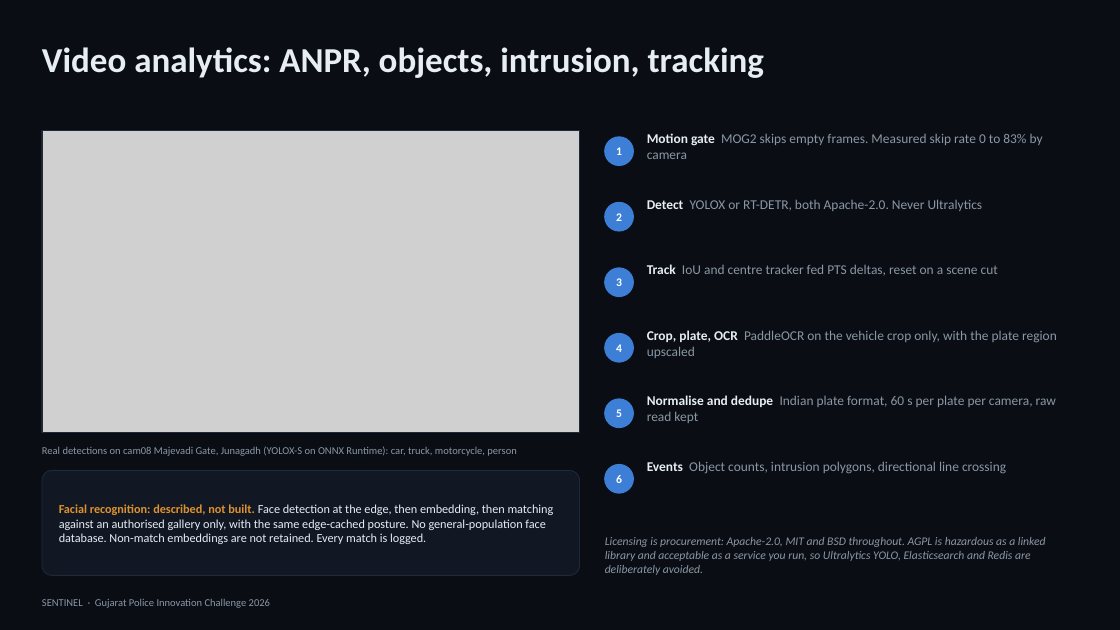
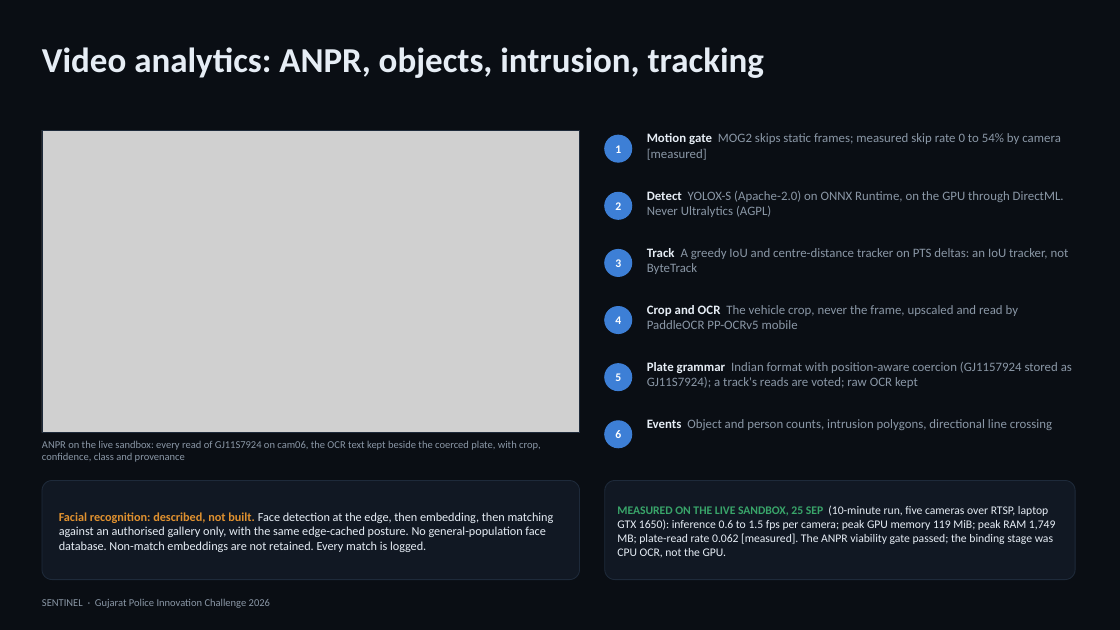
Before and after one commit to adityashroff06-code/sentinel-gujarat, a slide deck: slide 8 of deliverables/Sentinel-Solution-Presentation.pptx. Drawn at 1120x630 pixels with LibreOffice and Linux fonts; fonts in the diff are those of the drawing; grey boxes stand for pictures. Boxes give left, top, right and bottom in pixels: in the first picture for what was removed or moved away, otherwise in the second. Text is boxed around its words. In the diff, an @@ line names an element or a change of style, - is before the commit and + after.

```diff
--- a/deliverables/Sentinel-Solution-Presentation.pptx
+++ b/deliverables/Sentinel-Solution-Presentation.pptx
@@ ellipse: place and size @@
-ellipse at [605,137,634,166]
+ellipse at [605,135,632,162]
@@ text at [647,133,1061,160]: text changed; size 11.5 to 11 pt @@
-Motion gate MOG2 skips empty frames. Measured skip rate 0 to 83% by camera
+Motion gate MOG2 skips static frames; measured skip rate 0 to 54% by camera [measured]
@@ text "2": place and size @@
-text "2" at [616,213,622,221]
+text "2" at [615,202,621,210]
@@ ellipse: place and size @@
-ellipse at [605,202,634,231]
+ellipse at [605,192,632,219]
@@ text at [647,191,1064,217]: text changed; size 11.5 to 11 pt @@
-Detect YOLOX or RT-DETR, both Apache-2.0. Never Ultralytics
+Detect YOLOX-S (Apache-2.0) on ONNX Runtime, on the GPU through DirectML. Never Ultralytics (AGPL)
@@ text "3": place and size @@
-text "3" at [616,278,622,286]
+text "3" at [615,259,621,267]
@@ ellipse: place and size @@
-ellipse at [605,268,634,297]
+ellipse at [605,250,632,276]
@@ text at [647,248,1069,274]: text changed; size 11.5 to 11 pt @@
-Track IoU and centre tracker fed PTS deltas, reset on a scene cut
+Track A greedy IoU and centre-distance tracker on PTS deltas: an IoU tracker, not ByteTrack
@@ text "4": place and size @@
-text "4" at [616,344,622,352]
+text "4" at [615,316,621,324]
@@ ellipse: place and size @@
-ellipse at [605,334,634,362]
+ellipse at [605,307,632,334]
@@ text at [647,305,1019,329]: text changed; size 11.5 to 11 pt @@
-Crop, plate, OCR PaddleOCR on the vehicle crop only, with the plate region upscaled
+Crop and OCR The vehicle crop, never the frame, upscaled and read by PaddleOCR PP-OCRv5 mobile
@@ text "5": place and size @@
-text "5" at [616,409,622,417]
+text "5" at [615,373,621,381]
@@ ellipse: place and size @@
-ellipse at [605,399,634,428]
+ellipse at [605,364,632,391]
@@ text at [647,362,1072,388]: text changed; size 11.5 to 11 pt @@
-Normalise and dedupe Indian plate format, 60 s per plate per camera, raw read kept
+Plate grammar Indian format with position-aware coercion (GJ1157924 stored as GJ11S7924); a track's reads are voted; raw OCR kept
@@ text at [647,419,1052,430]: text changed; size 11.5 to 11 pt @@
-Events Object counts, intrusion polygons, directional line crossing
+Events Object and person counts, intrusion polygons, directional line crossing
@@ text at [42,441,541,462]: text changed @@
-Real detections on cam08 Majevadi Gate, Junagadh (YOLOX-S on ONNX Runtime): car, truck, motorcycle, person
+ANPR on the live sandbox: every read of GJ11S7924 on cam06, the OCR text kept beside the coerced plate, with crop, confidence, class and provenance
@@ text "ANPR on the live sandbox: ..." at [42,441,541,462]: vertical alignment middle to top @@
@@ text "6": place and size @@
-text "6" at [616,475,622,483]
+text "6" at [615,430,621,438]
@@ ellipse: place and size @@
-ellipse at [605,465,634,493]
+ellipse at [605,421,632,448]
@@ rounded rectangle: place and size @@
-rounded rectangle at [42,471,580,576]
+rounded rectangle at [42,481,580,580]
@@ rounded rectangle at [42,481,580,580]: proportions changed @@
@@ text "Facial recognition: described, not built. ...": place and size @@
-text "Facial recognition: described, not built. ..." at [59,504,554,544]
+text "Facial recognition: described, not built. ..." at [59,512,554,552]
@@ rounded rectangle added at [605,481,1075,580], fill #111823, outline #1E2A3A 0.75 pt @@
@@ text added at [617,505,1055,557], 10 pt, text #E6EDF5 @@
+MEASURED ON THE LIVE SANDBOX, 25 SEP (10-minute run, five cameras over RTSP, laptop GTX 1650): inference 0.6 to 1.5 fps per camera; peak GPU memory 119 MiB; peak RAM 1,749 MB; plate-read rate 0.062 [measured]. The ANPR viability gate passed; the binding stage was CPU OCR, not the GPU.
@@ text removed at [605,537,1046,575] @@
-Licensing is procurement: Apache-2.0, MIT and BSD throughout. AGPL is hazardous as a linked library and acceptable as a service you run, so Ultralytics YOLO, Elasticsearch and Redis are deliberately avoided.
```
Also in this commit, not shown: 15 other slides changed, 1 slide added, 1 slide removed, 19 other files.
